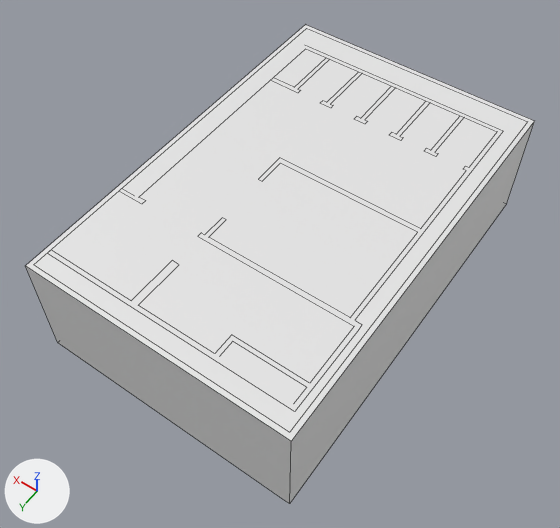
A saved change to the FBX model zUMHbies_unity/Assets/Models/rooms/bathroom/bathroom.fbx.
The view is the same before and after, from a 50 mm lens placed at (-0.0336, 0.1544, 0.1586), pointed at (0.033, 0.0612, 0.0121). The axes (+X, +Y, +Z) are drawn at lower left. The lights are the same throughout. Mesh edges are drawn as thin lines. Materials are left out; every surface is plain grey. Where no turn or scale is listed for an object, it has been applied to the vertices. Vertices at the same position are counted once.

The first picture shows 'Ceiling', 'Outside'.
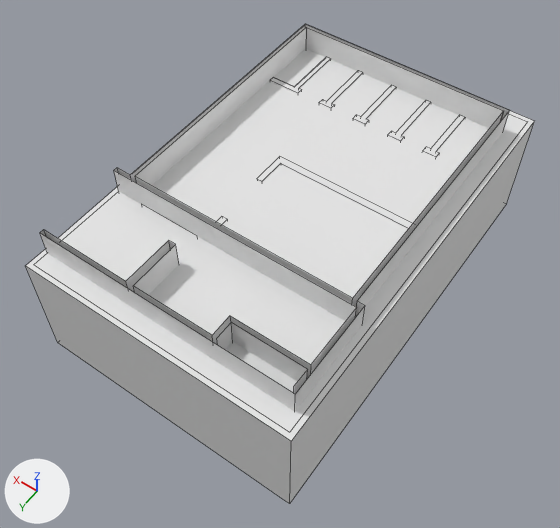
Location of each change, [x1, y1, x2, y2] in pixels of the pictures (560 x 528 px):
'Inside', reshaped (not visible before): after [40, 24, 510, 412]
part 1 of me_inside, built on: after [114, 24, 510, 411]

What changed in the scene script:
```text
Change me_inside:
    used by ob_inside; location = (0.0, 0.0, 0.0)
    remove me_inside.from_pydata(...)  # 172 vertices, 76 faces; spans x 0.0027..0.0668, y 0.008..0.0989, z 0.0..0.03
    add me_inside.from_pydata(...)  # 288 vertices, 134 faces; spans x 0.0027..0.0668, y 0.008..0.0989, z 0.0..0.0367
    me_inside part 1
    16 vertices are removed from x 0.0027..0.0629, y 0.008..0.0768, z 0.0..0.03
    24 faces are deleted
    41 vertices in x 0.0056..0.0541, y 0.024..0.0755, z 0.03 move by (0.0, 0.0, -0.0005)
    23 vertices in x 0.0027..0.0668, y 0.008..0.0989, z 0.03 move by (0.0, 0.0, 0.0067)
    4 vertices in x 0.0437..0.0598, y 0.0755..0.0768, z 0.03 move by (0.0, 0.0, 0.0002)
    46 vertices are added at x 0.0056..0.0629, y 0.008..0.0757, z 0.0295..0.0367
    11 new vertices lie (0.0, 0.0, 0.0295) away from vertices in x 0.0056..0.0618, y 0.009..0.0253, z 0.0
    6 new vertices lie (0.0, 0.0, 0.0007) away from vertices in x 0.0058..0.0454, y 0.009..0.0755, z 0.0295
    15 new vertices lie (0.0, 0.0148, 0.0) away from vertices in x 0.0058..0.0539, y 0.009, z 0.0295..0.0302
    11 new vertices lie (0.0, 0.0, 0.0007) away from vertices in x 0.0144..0.0539, y 0.009..0.0755, z 0.0295
    10 new vertices lie (-0.0009, 0.0, 0.0) away from vertices in x 0.0144..0.0539, y 0.0238, z 0.0295..0.0302
    10 new vertices lie (0.0, 0.0017, 0.0) away from vertices in x 0.0135..0.053, y 0.0238, z 0.0295..0.0302
    8 new vertices lie (0.0036, 0.0, 0.0) away from vertices in x 0.0135..0.043, y 0.0255, z 0.0295..0.0302
    8 new vertices lie (0.0012, 0.0, 0.0) away from vertices in x 0.0159..0.0454, y 0.0238, z 0.0295..0.0302
    7 new vertices lie (0.0, 0.0, 0.0007) away from vertices in x 0.0056..0.0435, y 0.0238..0.0556, z 0.0295
    82 new faces join them
```
